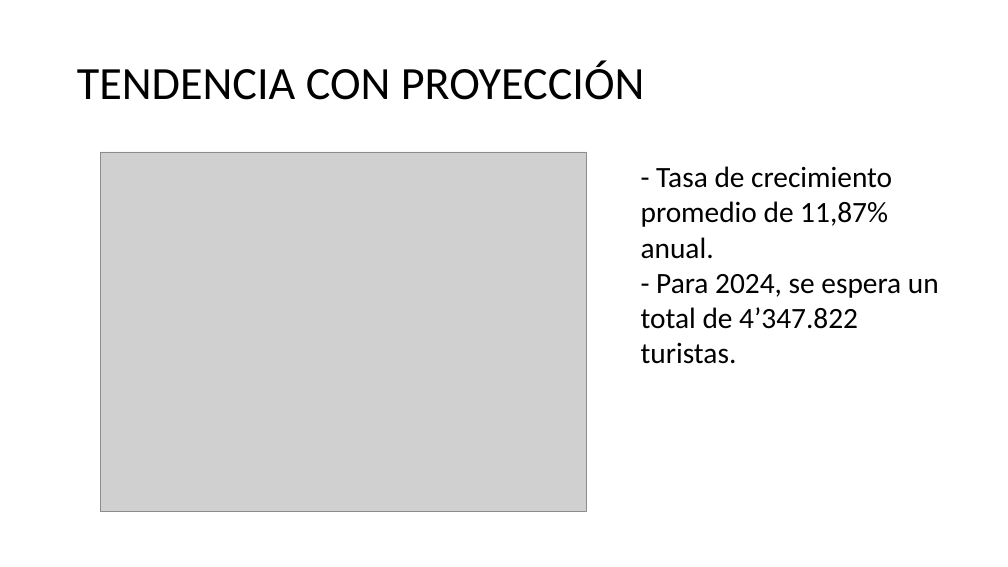
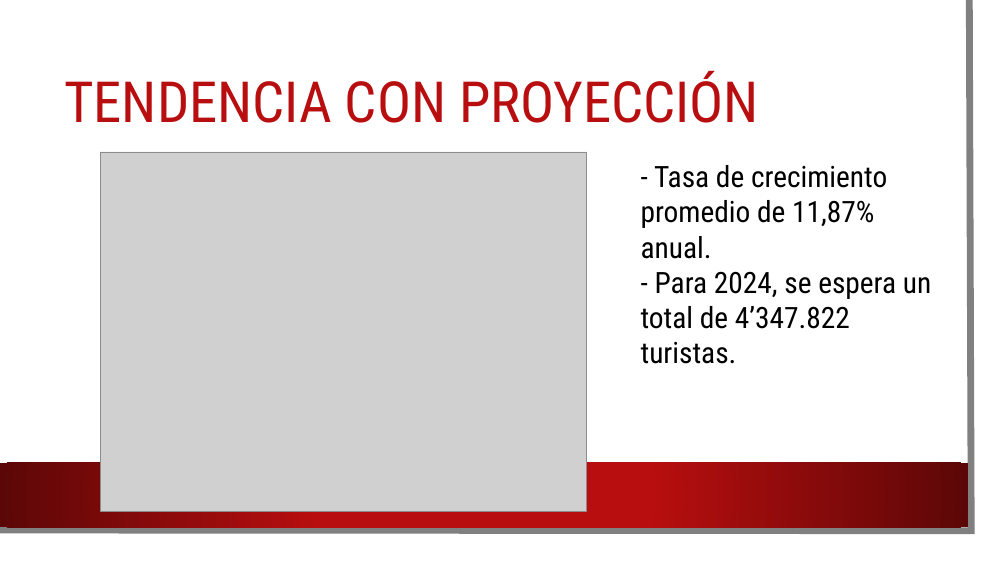
Before and after one commit to AndresGarcia89/Prueba-ProColombia, a slide deck: slide 4 of Presentación Procolombia 20231222.pptx. Drawn at 1008x567 pixels with LibreOffice and Linux fonts; fonts in the diff are those of the drawing; grey boxes stand for pictures; background and template pictures are left out. Boxes give left, top, right and bottom in pixels: in the first picture for what was removed or moved away, otherwise in the second. Text is boxed around its words. In the diff, an @@ line names an element or a change of style, - is before the commit and + after.

```diff
--- a/Presentación Procolombia 20231222.pptx
+++ b/Presentación Procolombia 20231222.pptx
@@ rectangle added at <box>0,0,991,550</box>, fill #FFFFFF @@
@@ freeform shape added at <box>0,0,972,531</box>, outline #808080 6.5 pt @@
@@ title "TENDENCIA CON PROYECCIÓN": place and size @@
-title "TENDENCIA CON PROYECCIÓN" at <box>77,61,645,100</box>
+title "TENDENCIA CON PROYECCIÓN" at <box>64,70,759,123</box>
@@ title "TENDENCIA CON PROYECCIÓN" at <box>64,70,759,123</box>: size 44 to 54 pt, font Calibri to Roboto Condensed, text colour #000000 to #B80E0F @@
@@ text "- Tasa de crecimiento promedio ..." at <box>641,165,931,364</box>: font Calibri to Roboto Condensed @@
@@ rectangle added at <box>0,463,968,527</box>, fill gradient #B80E0F to #5C0707 @@
```
Also in this commit, not shown: 3 other slides changed.
